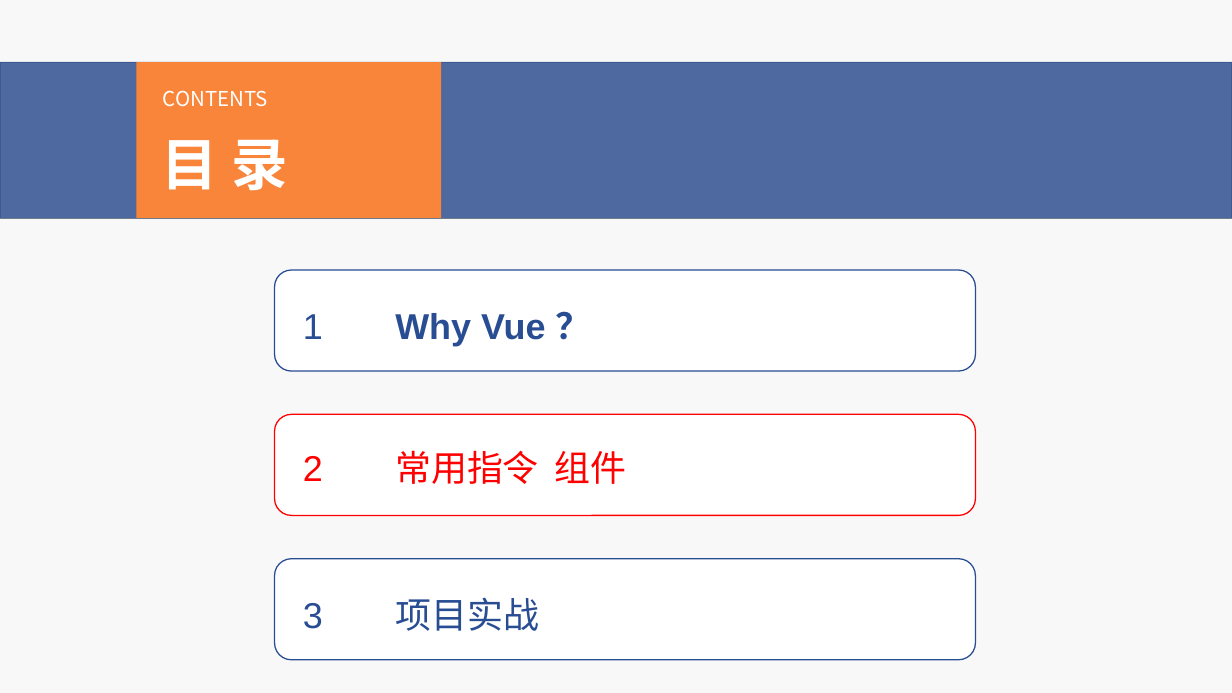
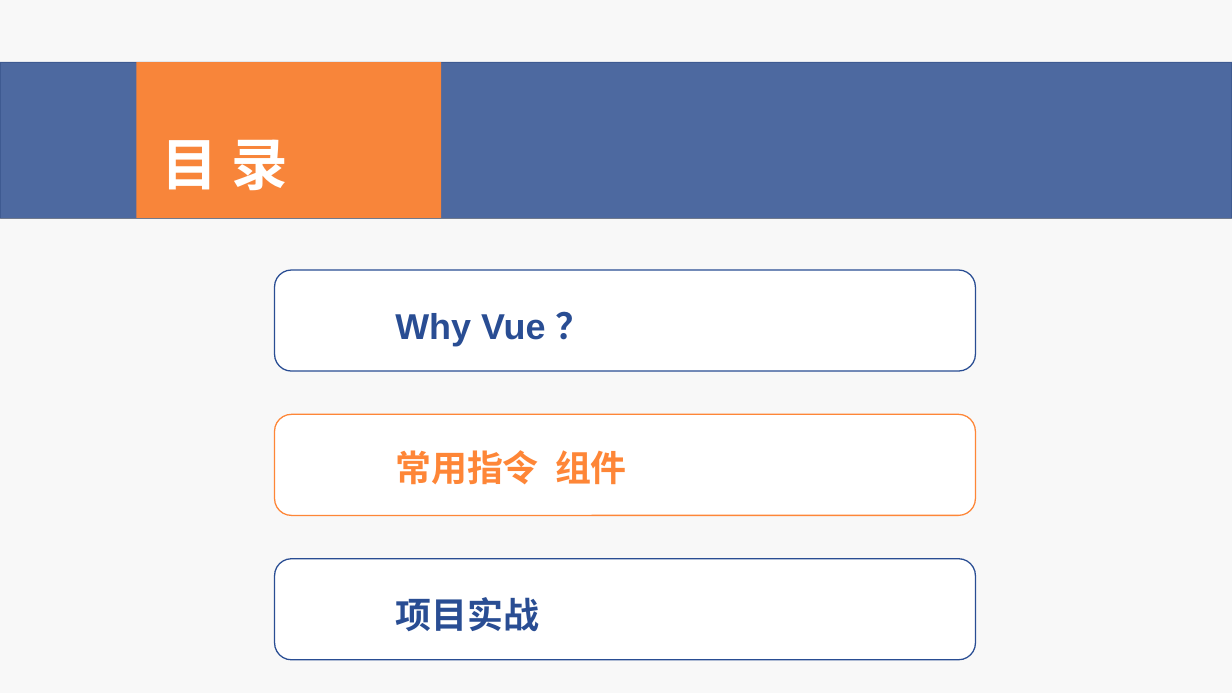
Before and after one commit to wzy4072/Vue_Jeecg_Demo, a slide deck: slide 3 of Vue基础.pptx. Drawn at 1232x693 pixels with LibreOffice and Linux fonts; fonts in the diff are those of the drawing; grey boxes stand for pictures. Boxes give left, top, right and bottom in pixels: in the first picture for what was removed or moved away, otherwise in the second. Text is boxed around its words. In the diff, an @@ line names an element or a change of style, - is before the commit and + after.

```diff
--- a/Vue基础.pptx
+++ b/Vue基础.pptx
@@ text removed at <box>163,90,268,107</box> @@
-CONTENTS
@@ text at <box>395,313,545,346</box>: text changed @@
-1 Why Vue ？
+Why Vue ？
@@ rounded rectangle at <box>274,414,976,515</box>: outline #FF0000 1 pt to #FE8637 1 pt @@
@@ text at <box>395,450,627,485</box>: text changed; text colour #FF0000 to #FE8637; bold on @@
-2 常用指令 组件
+常用指令 组件
@@ text at <box>395,597,539,631</box>: text changed; bold on @@
-3 项目实战
+项目实战
```
Also in this commit, not shown: 13 other slides changed, 1 slide added, 2 slides removed, 15 other files.
